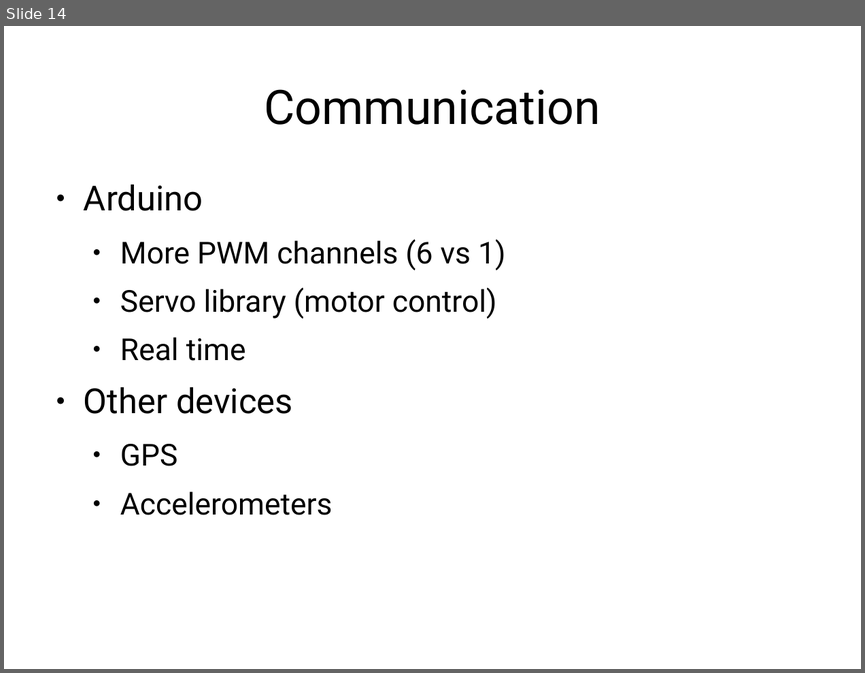
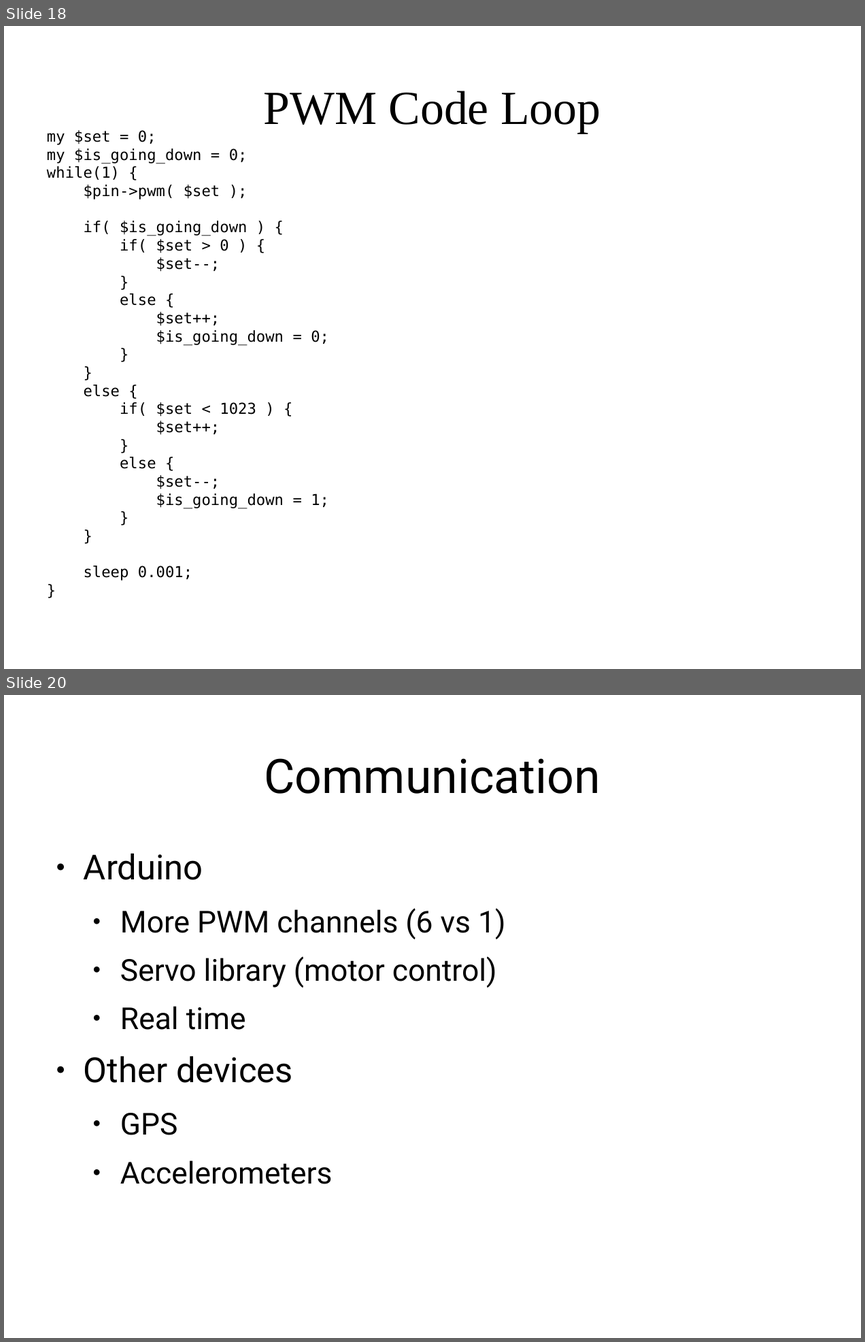
Before and after one commit to frezik/rpi_perl_presentation, a slide deck: raspberry_pi_perl.odp. Shown one above the other, each under a label of ours: slide 14 before the commit, slides 18 and 20 after it; the slides between them are not shown. The pictures are 865x673 and 865x1342 pixels, drawn with LibreOffice and Linux fonts; fonts in the diff are those of the drawing. Boxes give left, top, right and bottom in pixels: in the first picture for what was removed or moved away, otherwise in the second. Text is boxed around its words. In the diff, an @@ line names an element or a change of style, - is before the commit and + after.

```diff
--- a/raspberry_pi_perl.odp
+++ b/raspberry_pi_perl.odp
@@ slide 18 added at <box>4,26,861,669</box>, background #FFFFFF @@
@@ title added at <box>263,91,600,133</box>, 44 pt, text #000000 @@
+PWM Code Loop
@@ subtitle added at <box>47,130,329,580</box>, 14 pt, text #000000 @@
+my $set = 0;
+my $is_going_down = 0;
+while(1) {
+$pin->pwm( $set );
+if( $is_going_down ) {
+if( $set > 0 ) {
+$set--;
+}
+else {
+$set++;
+$is_going_down = 0;
+}
+}
+else {
+if( $set < 1023 ) {
+$set++;
+}
+else {
+$set--;
+$is_going_down = 1;
+}
+}
+sleep 0.001;
+}
@@ what was slide 14 is now slide 20 @@
```
Also in this commit, not shown: 9 slides changed, 12 other slides added, 6 slides removed, 1 other file.
